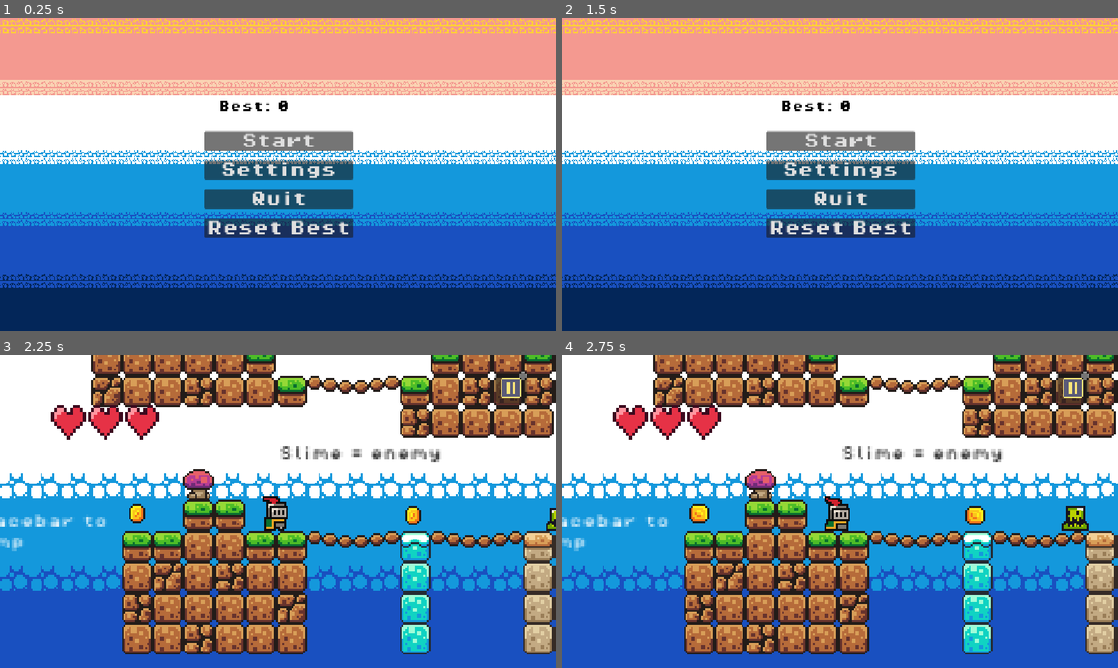
Above: before the commit, frames 1-4 (two rows, left to right).
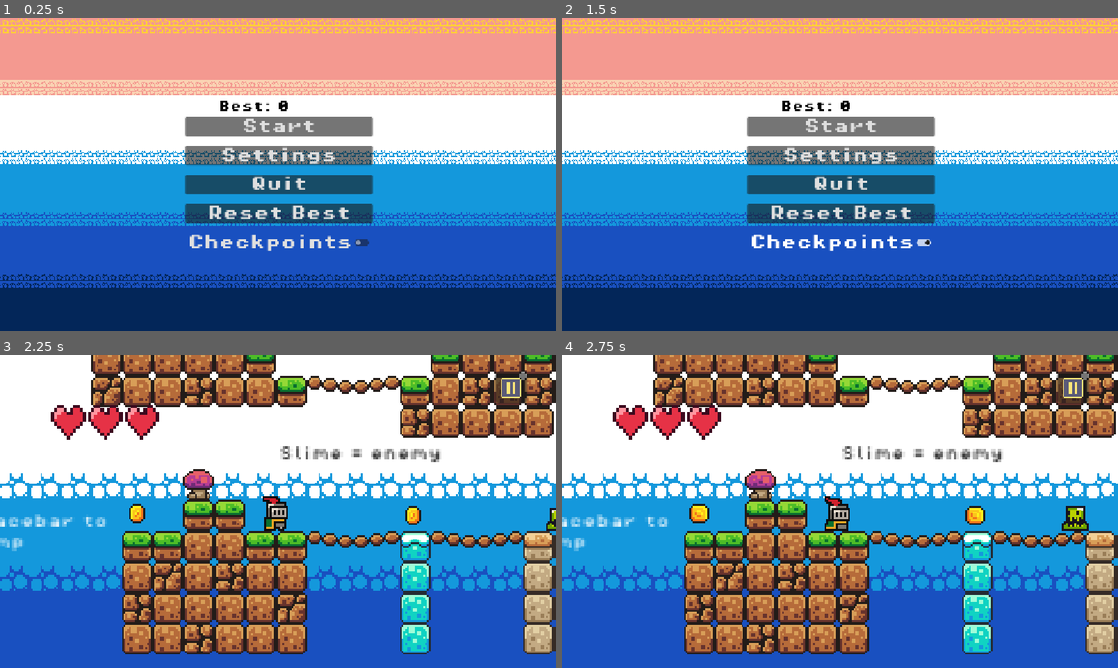
Above: after the commit, the same moments.

Repository: sparklydinosaur310-design/My-cool-game
Game: Godot game, scene res://scenes/menu.tscn
Two runs of this game, one before a commit and one after it. Both use one fixed random seed, a clock stepped at 60 frames per second and the inputs below.
Inputs (mouse positions are in pixels of both pictures, inside the frame that each line leads up to):
- Up to frame 1 (0.25 s): no input
- Up to frame 2 (1.5 s): click "Reset Best" at 0.5 s; click (840, 243) at 1.25 s, where only the run after the commit has a clickable "Checkpoints"
- Up to frame 3 (2.25 s): click "Start" at 2 s
- Up to frame 4 (2.75 s): no input

The runs differ from the first frame. In frame 1, 10% of the frame differs, in the area x 33-68%, y 31-75%; in frame 2, 10%; in frame 3, nothing differs; in frame 4, nothing differs.

Commit message:
added checkpoints in coding

Diff:
--- a/my-cool-game/scenes/level_2.tscn
+++ b/my-cool-game/scenes/level_2.tscn
@@ -383,7 +383,7 @@
 layer_0/name = "Background"
 layer_0/tile_data = PackedInt32Array(-2949171, 0, 13, -2883635, 0, 14, -2818099, 65536, 9, -2752563, 65536, 9, -2687027 …(154803 unchanged characters)…
 layer_1/name = "Mid"
-layer_1/tile_data = PackedInt32Array(10, 458752, 1, 65546, 5 …(12947 unchanged characters)… -1572878, 393216, 1, -1572877, 393216, 1)
+layer_1/tile_data = PackedInt32Array(10, 458752, 1, 65546, 5 …(12947 unchanged characters)… -1572878, 393216, 1, -1572877, 393216, 1, -1769492, 262144, 8, -1769487, 524288, 7, -1769489, 0, 7, -1769482, 131072, 0, -1703946, 131072, 1, -1638410, 196608, 1, -1572874, 131072, 1, -1572873, 131072, 1, -1572872, 196608, 0, -1572871, 131072, 1, -1572870, 131072, 1, -1572869, 131072, 1, -1572866, 131072, 1, -1572867, 196608, 0, -1572868, 131072, 1, -1572865, 196608, 1, -1638401, 131072, 1, -1703937, 131072, 1, -1769473, 131072, 0)
 
 [node name="Labels" type="Node" parent="." unique_id=1168801126]
 
@@ -453,17 +453,6 @@
 time to
 turn around"
 
-[node name="Label5" type="Label" parent="Labels" unique_id=1348601124]
-offset_left = -32.0
-offset_top = -440.0
-offset_right = 39.0
-offset_bottom = -416.0
-theme_override_colors/font_color = Color(0, 0, 0, 1)
-theme_override_fonts/font = ExtResource("7_bv48q")
-theme_override_font_sizes/font_size = 8
-text = "It just
-never ends"
-
 [node name="Label7" type="Label" parent="Labels" unique_id=788509052]
 offset_left = -513.0
 offset_top = -257.0
@@ -515,6 +504,9 @@
 
 [node name="Slime2" parent="Slimes" unique_id=343945342 instance=ExtResource("9_k6a82")]
 position = Vector2(-536, -208)
+
+[node name="Slime3" parent="Slimes" unique_id=61776952 instance=ExtResource("9_k6a82")]
+position = Vector2(-136, -401)
 
 [node name="CanvasLayer" type="CanvasLayer" parent="." unique_id=1859722247]
 
@@ -559,5 +551,8 @@
 [node name="Mushroom2" parent="Mushrooms" unique_id=1917406395 instance=ExtResource("14_fldb1")]
 position = Vector2(-344, -352)
 
+[node name="Mushroom3" parent="Mushrooms" unique_id=1282810574 instance=ExtResource("14_fldb1")]
+position = Vector2(-26, -400)
+
 [connection signal="pressed" from="CanvasLayer/PauseButton" to="GameManager" method="_on_pause_button_pressed"]
 [connection signal="pressed" from="CanvasLayer/PauseButton" to="CanvasLayer/pausemenu" method="_on_pause_button_pressed"]
--- a/my-cool-game/scenes/menu.tscn
+++ b/my-cool-game/scenes/menu.tscn
@@ -188,6 +188,12 @@
 theme_override_font_sizes/font_size = 32
 text = "Reset Best"
 
+[node name="CheckpointToggle" type="CheckButton" parent="VBoxContainer" unique_id=1964950731]
+layout_mode = 2
+theme_override_fonts/font = ExtResource("1_yqeox")
+theme_override_font_sizes/font_size = 32
+text = "Checkpoints"
+
 [node name="HighScoreLabel" type="Label" parent="." unique_id=360111430]
 layout_mode = 1
 anchors_preset = 5
@@ -205,6 +211,7 @@
 
 [connection signal="pressed" from="VBoxContainer/Start" to="." method="_on_button_pressed"]
 [connection signal="pressed" from="VBoxContainer/Settings" to="." method="_on_settings_pressed"]
+[connection signal="pressed" from="VBoxContainer/Quit" to="." method="_on_settings_pressed"]
 [connection signal="pressed" from="VBoxContainer/Quit" to="." method="_on_quit_pressed"]
-[connection signal="pressed" from="VBoxContainer/Quit" to="." method="_on_settings_pressed"]
 [connection signal="pressed" from="VBoxContainer/ResetScore" to="." method="_on_reset_score_pressed"]
+[connection signal="toggled" from="VBoxContainer/CheckpointToggle" to="." method="_on_checkpoint_toggle_toggled"]
--- a/my-cool-game/scripts/killzone.gd
+++ b/my-cool-game/scripts/killzone.gd
@@ -18,10 +18,12 @@
 	if stompable and Health.hearts > 0:
 		body.hurt()
 		return
+	Run.save_respawn(body)
 
 func _on_timer_timeout() -> void:
 	Engine.time_scale = 1.0
 	if Health.hearts <= 0:
+		Run.clear_respawn()
 		Health.reset()
 		get_tree().change_scene_to_file("res://scenes/menu.tscn")
 	else:
--- a/my-cool-game/scripts/menu.gd
+++ b/my-cool-game/scripts/menu.gd
@@ -1,9 +1,11 @@
 extends Control
 
 @onready var high_score_label: Label = $HighScoreLabel
+@onready var checkpoint_toggle: CheckButton = $VBoxContainer/CheckpointToggle
 
 func _ready() -> void:
 	high_score_label.text = "Best: " + str(SaveData.high_score)
+	checkpoint_toggle.set_pressed_no_signal(SaveData.checkpoints)
 
 func _on_button_pressed() -> void:
 	Run.new_run()
@@ -21,3 +23,6 @@
 func _on_reset_score_pressed() -> void:
 	SaveData.reset_score()
 	high_score_label.text = "Best: 0"
+
+func _on_checkpoint_toggle_toggled(toggled_on: bool) -> void:
+	SaveData.set_checkpoints(toggled_on)
--- a/my-cool-game/scripts/player.gd
+++ b/my-cool-game/scripts/player.gd
@@ -16,19 +16,36 @@
 	return Time.get_ticks_msec() - last_bounce_msec < 150
 
 var invincible := false
+var safe_history: Array[Vector2] = []
+var sample_timer := 0.0
+const SAMPLE_EVERY = 0.25
+const HISTORY_SIZE = 4
 
-func hurt() -> void:
+func _ready() -> void:
+	if SaveData.checkpoints and Run.respawn_valid:
+		global_position = Run.respawn_pos
+		Run.respawn_valid = false
+		protect(2.0)
+	safe_history = [global_position]
+
+func get_respawn_point() -> Vector2:
+	return safe_history[0]
+
+func protect(seconds: float) -> void:
 	invincible = true
-	velocity.y = -180.0
-	var tween = create_tween().set_loops(6)
-	tween.tween_property(animated_sprite, "modulate:a", 0.3, 0.1)
-	tween.tween_property(animated_sprite, "modulate:a", 1.0, 0.1)
-	await get_tree().create_timer(1.2).timeout
+	var tween = create_tween().set_loops(int(seconds / 0.2))
+	tween.tween_property(animated_sprite, "modulate: a", 0.3, 0.1)
+	tween.tween_property(animated_sprite, "modulate: a", 1.0, 0.1)
+	await get_tree().create_timer(seconds).timeout
 	invincible = false
 	animated_sprite.modulate.a = 1.0
 
+func hurt() -> void:
+	velocity.y = -180
+	protect(1.2)
+
 func _physics_process(delta: float) -> void:
-	# Add the gravity.
+	# Adds the gravity.
 	if not is_on_floor():
 		velocity += get_gravity() * delta
 
@@ -65,3 +82,11 @@
 		velocity.x = move_toward(velocity.x, 0, SPEED)
 
 	move_and_slide()
+
+	if is_on_floor():
+		sample_timer += delta
+		if sample_timer >= SAMPLE_EVERY:
+			sample_timer = 0.0
+			safe_history.append(global_position)
+			if safe_history.size() > HISTORY_SIZE:
+				safe_history.pop_front()
--- a/my-cool-game/scripts/run.gd
+++ b/my-cool-game/scripts/run.gd
@@ -7,10 +7,13 @@
 
 var level_index = 0
 var banked = 0
+var respawn_pos := Vector2.ZERO
+var respawn_valid := false
 
 func new_run() -> void:
 	level_index = 0
 	banked = 0
+	clear_respawn()
 	Health.reset()
 
 func bank(coins: int) -> void:
@@ -21,4 +24,13 @@
 
 func next_level() -> void:
 	level_index += 1
+	clear_respawn()
 	get_tree().change_scene_to_file("res://scenes/level_2.tscn")
+
+func save_respawn(player: Node) -> void:
+	if SaveData.checkpoints and player.has_method("get_respawn_point"):
+		respawn_pos = player.get_respawn_point()
+		respawn_valid = true
+
+func clear_respawn() -> void:
+	respawn_valid = false
--- a/my-cool-game/scripts/save_data.gd
+++ b/my-cool-game/scripts/save_data.gd
@@ -2,21 +2,29 @@
 
 const SAVE_PATH = "user://save.cfg"
 var high_score: int = 0
+var checkpoints: bool = false
 
 func _ready() -> void:
 	var config = ConfigFile.new()
 	if config.load(SAVE_PATH) == OK:
 		high_score = config.get_value("stats", "high_score", 0)
+		checkpoints = config.get_value("settings", "checkpoints", false)
+
+func save_all() -> void:
+	var config = ConfigFile.new()
+	config.set_value("stats", "high_score", high_score)
+	config.set_value("settings", "checkpoints", checkpoints)
+	config.save(SAVE_PATH)
 
 func submit_score(score: int) -> void:
 	if score > high_score:
 		high_score = score
-		var config = ConfigFile.new()
-		config.set_value("stats", "high_score", high_score)
-		config.save(SAVE_PATH)
+		save_all()
 
 func reset_score() -> void:
 	high_score = 0
-	var config = ConfigFile.new()
-	config.set_value("stats", "high_score", 0)
-	config.save(SAVE_PATH)
+	save_all()
+
+func set_checkpoints(value: bool) -> void:
+	checkpoints = value
+	save_all()
